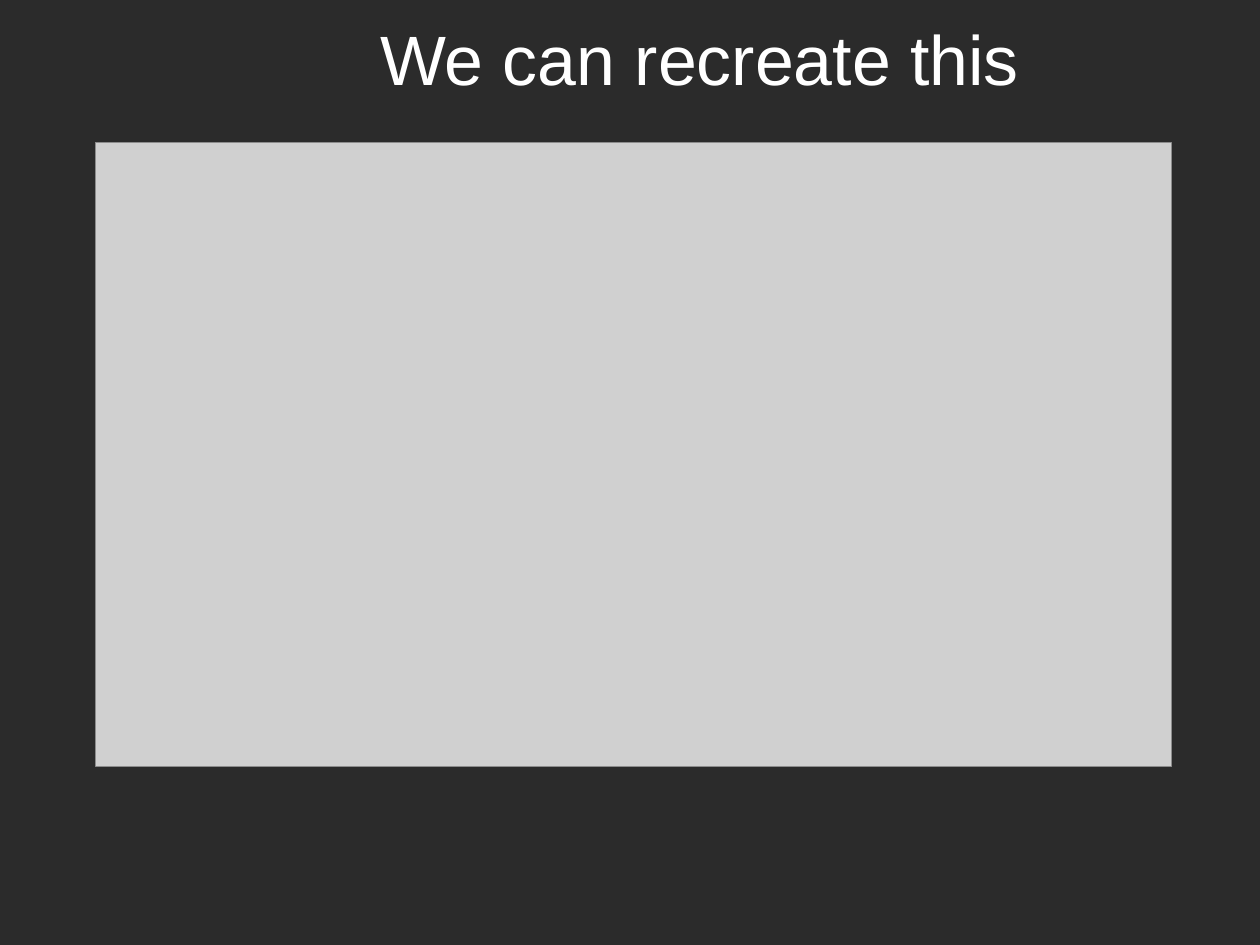
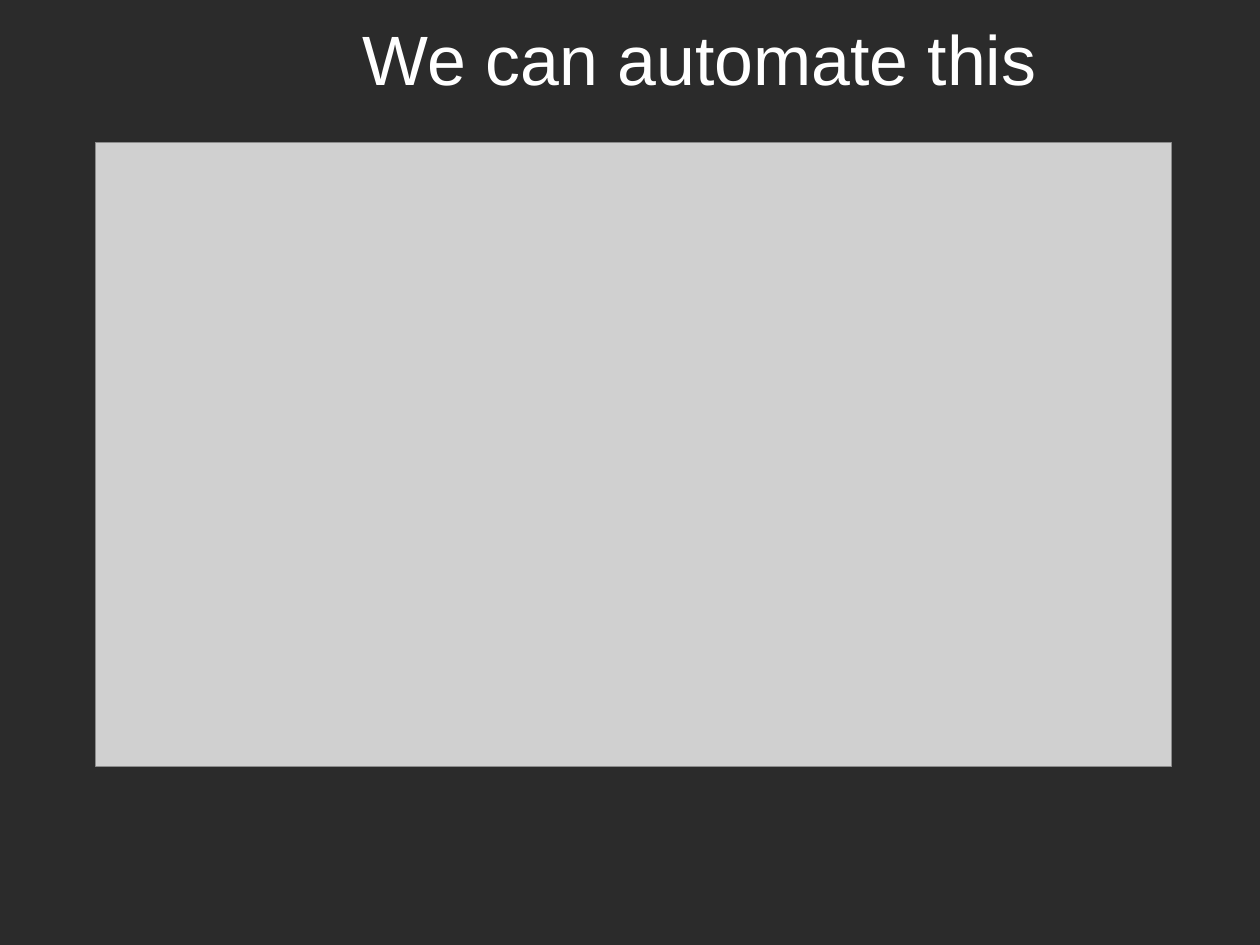
Before and after one commit to potyl/Webkit, a slide deck: slide 16 of WebKit-en.odp. Drawn at 1260x945 pixels with LibreOffice and Linux fonts; fonts in the diff are those of the drawing; grey boxes stand for pictures; background and template pictures are left out; a plain dark background stands for a picture behind light text. Boxes give left, top, right and bottom in pixels: in the first picture for what was removed or moved away, otherwise in the second. Text is boxed around its words. In the diff, an @@ line names an element or a change of style, - is before the commit and + after.

```diff
--- a/WebKit-en.odp
+++ b/WebKit-en.odp
@@ title at <box>363,34,1037,86</box>: text changed @@
-We can recreate this
+We can automate this
```
Also in this commit, not shown: 4 other slides changed.
